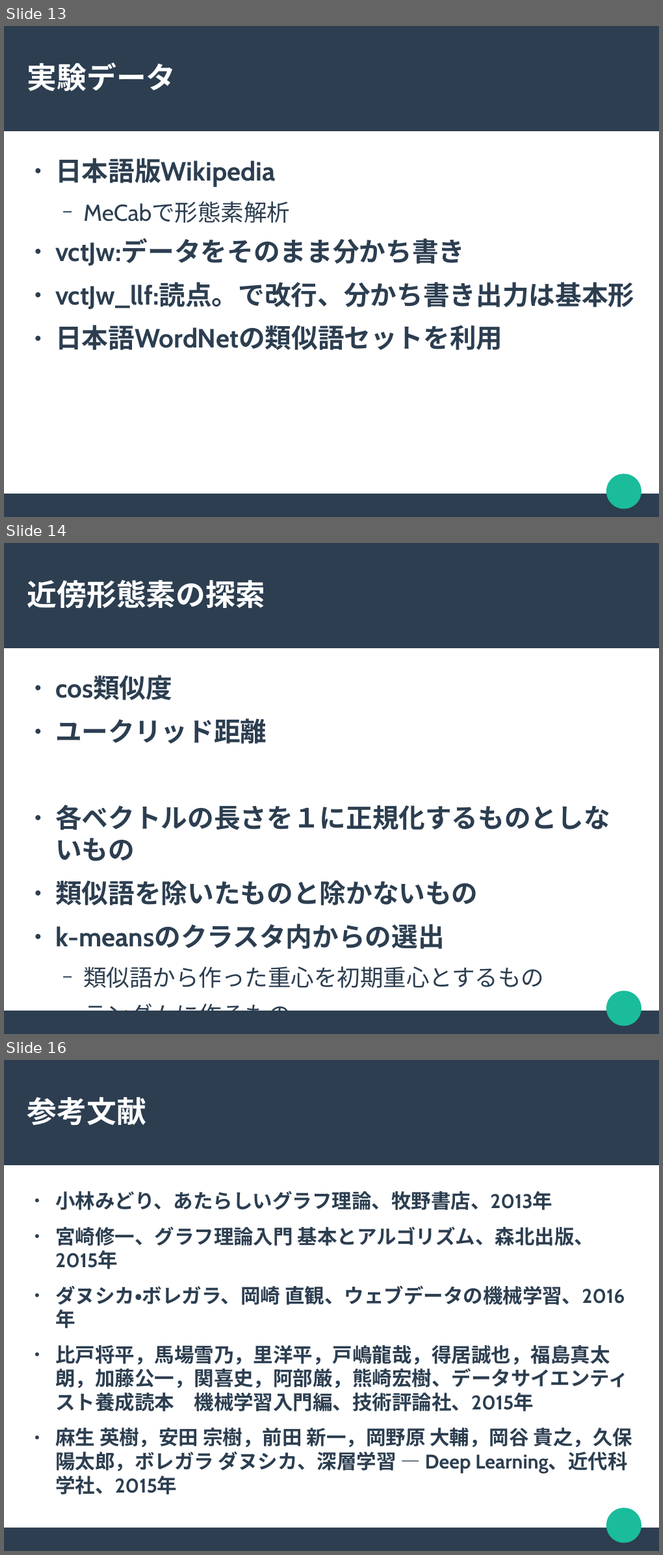
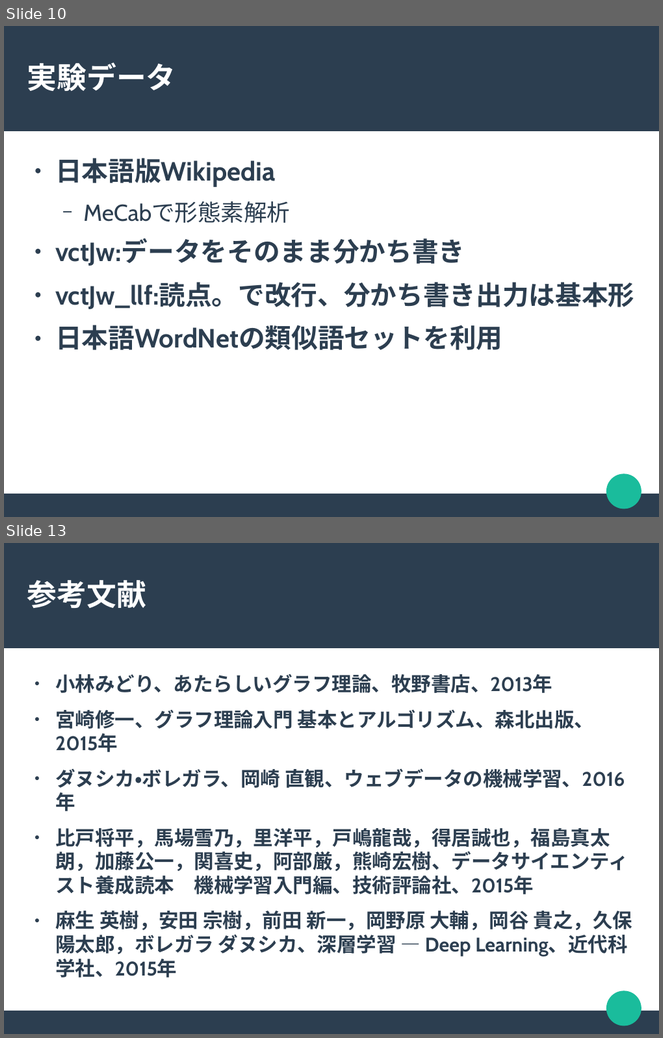
Before and after one commit to chocolaolantan/thesis, a slide deck: note/ハンガリアン法による語の相似関係抽出.odp. Shown one above the other, each under a label of ours: slides 13, 14 and 16 before the commit, slides 10 and 13 after it; the slides between them are not shown. The pictures are 663x1555 and 663x1038 pixels, drawn with LibreOffice and Linux fonts; fonts in the diff are those of the drawing. Boxes give left, top, right and bottom in pixels: in the first picture for what was removed or moved away, otherwise in the second. Text is boxed around its words. In the diff, an @@ line names an element or a change of style, - is before the commit and + after.

```diff
--- a/note/ハンガリアン法による語の相似関係抽出.odp
+++ b/note/ハンガリアン法による語の相似関係抽出.odp
@@ slide 14 removed at (4, 543, 659, 1034), background #FFFFFF; not listed: 3 template elements that a slide beside it also shows @@
@@ title removed at (27, 580, 265, 608) @@
-近傍形態素の探索
@@ text removed at (55, 675, 610, 1011) @@
-● cos類似度
-● ユークリッド距離
-● 各ベクトルの長さを１に正規化するものとしないもの
-● 類似語を除いたものと除かないもの
-● k-meansのクラスタ内からの選出
-  − 類似語から作った重心を初期重心とするもの
-  − ランダムに作るもの
@@ what was slide 13 is now slide 10 @@
@@ what was slide 16 is now slide 13 @@
```
Also in this commit, not shown: 1 slide changed, 6 slides added, 8 other slides removed, 10 other files.
